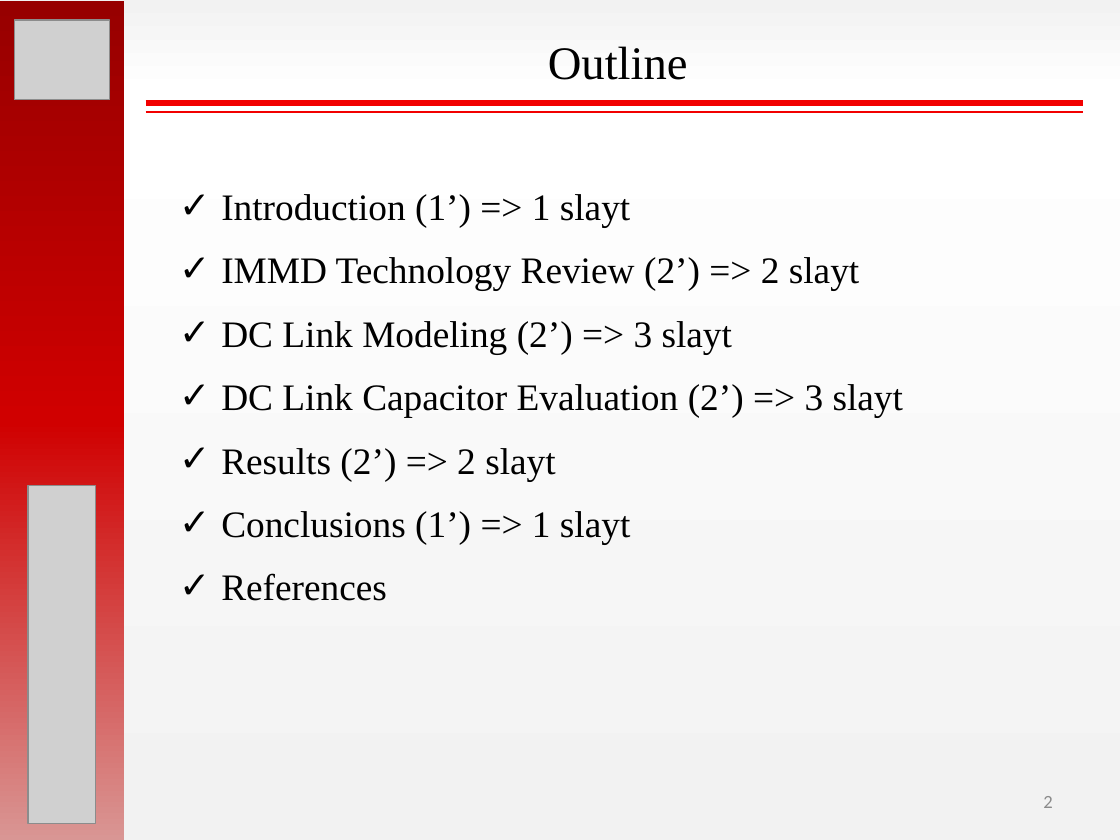
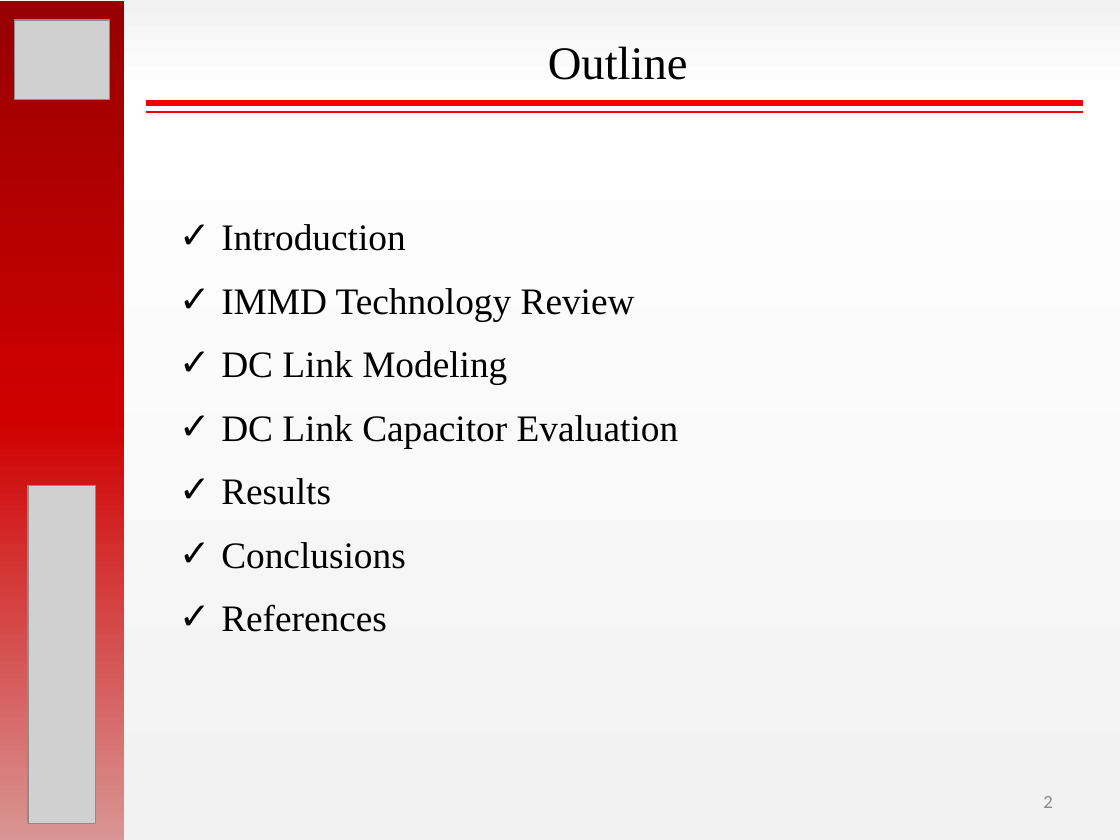
Before and after one commit to hakanpolat/IMMD, a slide deck: slide 2 of ISIE 2017/sunum/ISIE2017_OralPres_Mesut_Uğur.pptx. Drawn at 1120x840 pixels with LibreOffice and Linux fonts; fonts in the diff are those of the drawing; grey boxes stand for pictures. Boxes give left, top, right and bottom in pixels: in the first picture for what was removed or moved away, otherwise in the second. Text is boxed around its words. In the diff, an @@ line names an element or a change of style, - is before the commit and + after.

```diff
--- a/ISIE 2017/sunum/ISIE2017_OralPres_Mesut_Uğur.pptx
+++ b/ISIE 2017/sunum/ISIE2017_OralPres_Mesut_Uğur.pptx
@@ text "Introduction": place and size @@
-text "Introduction" at bbox=[221, 194, 903, 601]
+text "Introduction" at bbox=[221, 224, 679, 632]
@@ text at bbox=[221, 224, 679, 569]: text changed @@
-✓ Introduction (1’) => 1 slayt
-✓ IMMD Technology Review (2’) => 2 slayt
-✓ DC Link Modeling (2’) => 3 slayt
-✓ DC Link Capacitor Evaluation (2’) => 3 slayt
-✓ Results (2’) => 2 slayt
-✓ Conclusions (1’) => 1 slayt
+✓ Introduction
+✓ IMMD Technology Review
+✓ DC Link Modeling
+✓ DC Link Capacitor Evaluation
+✓ Results
+✓ Conclusions
```
Also in this commit, not shown: 5 other slides changed, 3 slides added, 2 slides removed.
